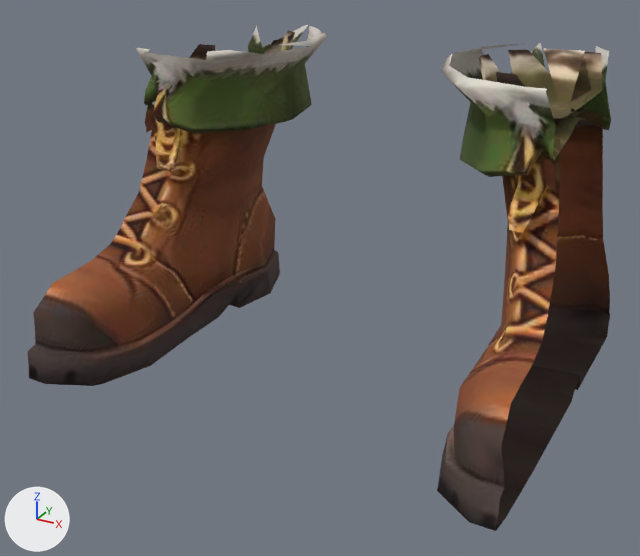
The glTF model public/models/outfits/trail_boots.glb: old version first, new version second.
One viewpoint serves both versions: a camera (50 mm lens) standing at (0.277, -0.57, 0.329) and looking at (-0.002, -0.063, 0.075). Every picture has the same lights, and +X, +Y and +Z are marked at lower left. The first picture is the older version. Where no turn or scale is listed for an object, it has been applied to the vertices. Vertices at exactly the same position are counted once.

Objects in the first picture: 'hide_boots'.
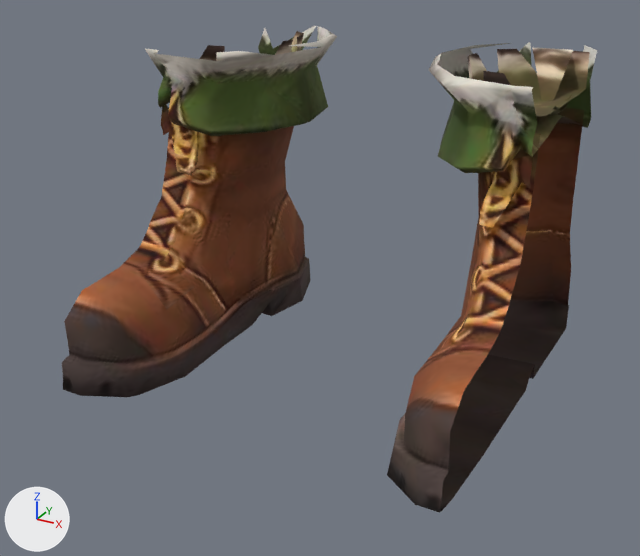
The edits, one by one:
me_hide_boots is used by ob_hide_boots; location (0.0, 0.0, 0.0).
me_hide_boots had 447 vertices, 592 faces and spanned x -0.174..0.174, y -0.184..0.099, z 0.0..0.225.
me_hide_boots now has 447 vertices, 592 faces and spans x -0.141..0.141, y -0.184..0.099, z 0.0..0.225.
me_hide_boots part 1: the loose piece of 57 vertices spanning x -0.155..-0.052, y -0.073..0.099, z 0.161..0.225 is multiplied about its middle by the matrix ((1.0, 0.0, -0.125), (0.0, 1.0, 0.0), (0.0, 0.0, 1.0)), then moved by (0.012, 0.0, 0.0).
me_hide_boots part 2: the loose piece of 59 vertices spanning x 0.054..0.155, y -0.073..0.099, z 0.161..0.225 is multiplied about its middle by the matrix ((1.0, 0.0, 0.125), (0.0, 1.0, 0.0), (0.0, 0.0, 1.0)), then moved by (-0.012, 0.0, 0.0).
me_hide_boots part 3: 165 of 447 vertices moved; they spanned x 0.078..0.174, y -0.183..0.097, z 0.0..0.225 and now span x 0.07..0.141, y -0.183..0.097, z 0.0..0.225; mean shift (-0.023, 0.0, 0.0); largest move (0.118, -0.119, 0.0) -> (0.086, -0.119, 0.0).
me_hide_boots part 4: 160 of 447 vertices moved; they spanned x -0.174..-0.077, y -0.184..0.097, z 0.0..0.225 and now span x -0.141..-0.069, y -0.184..0.097, z 0.0..0.225; mean shift (0.024, 0.0, 0.0); largest move (-0.132, -0.156, 0.022) -> (-0.099, -0.156, 0.022).
Other edits to the shape of me_hide_boots do not show in these pictures.

Location of each change, [x1, y1, x2, y2] in pixels of the pictures (640 x 556 px; the box of a moved part takes in the faces that stretch with it):
'hide_boots', reshaped (8% narrower): before [27, 25, 611, 531]; after [62, 26, 597, 513]
part 1 of me_hide_boots, moved or reshaped: before [136, 25, 328, 134]; after [145, 26, 337, 136]
part 2 of me_hide_boots, moved or reshaped: before [441, 43, 611, 177]; after [429, 42, 597, 173]
part 3 of me_hide_boots, moved or reshaped: before [437, 48, 610, 531]; after [387, 47, 590, 513]
part 4 of me_hide_boots, moved or reshaped: before [27, 30, 295, 386]; after [62, 31, 310, 397]
